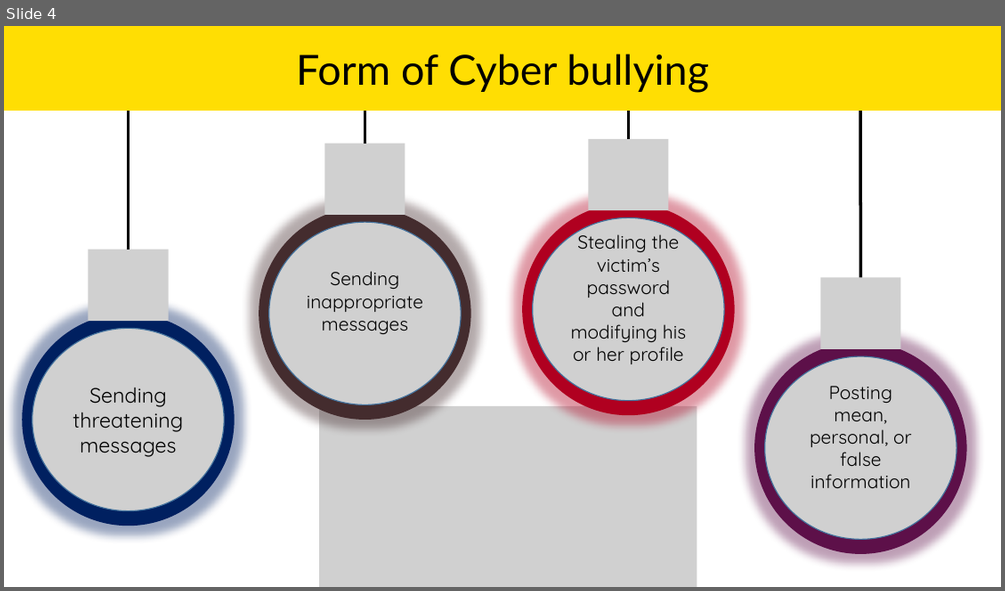
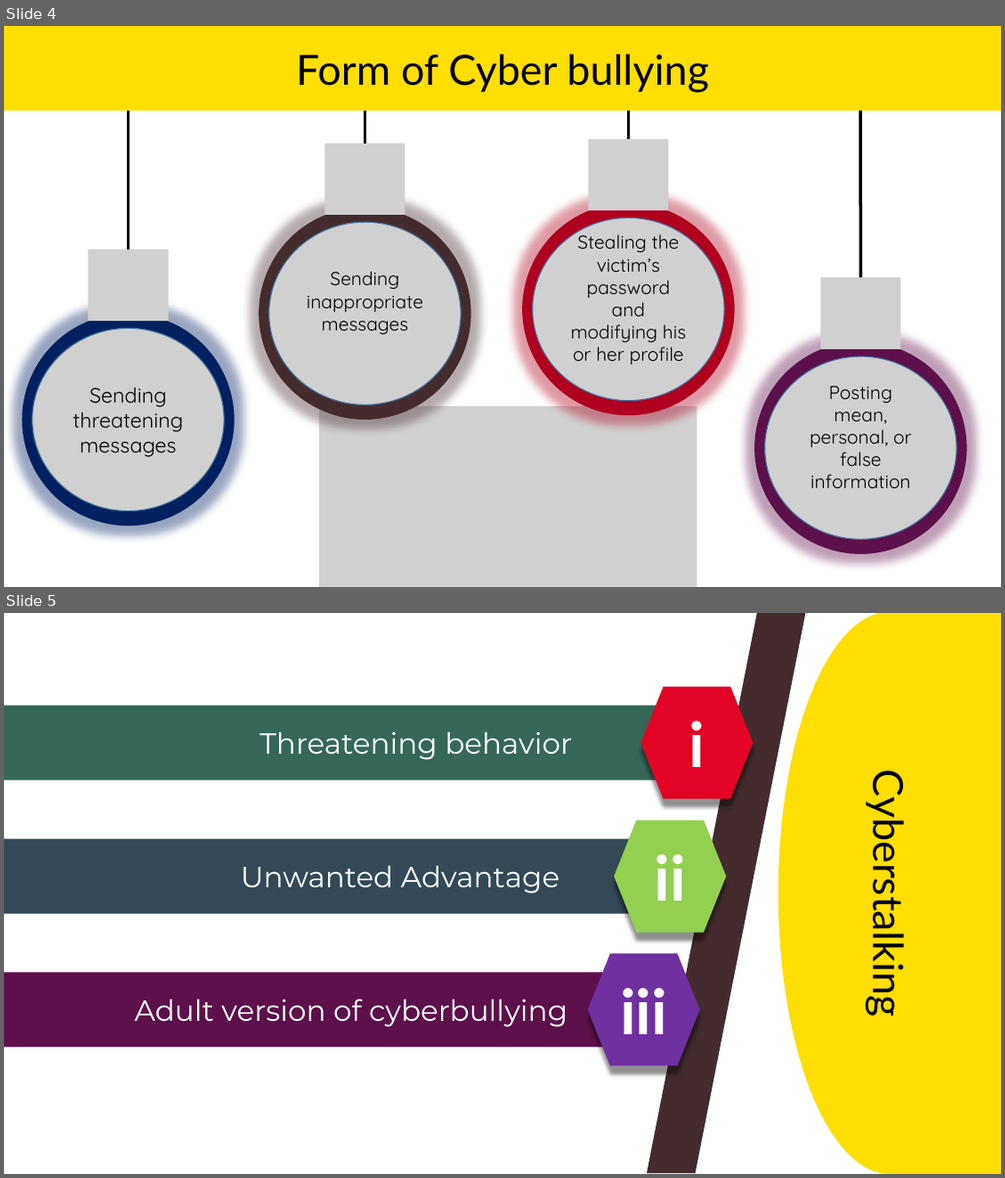
Before and after one commit to atiqahammed/6th-semester, a slide deck: 603-ET/social networking ethical issues.pptx. Shown one above the other, each under a label of ours: slide 4 before the commit, slides 4 and 5 after it. The pictures are 1005x591 and 1005x1178 pixels, drawn with LibreOffice and Linux fonts; fonts in the diff are those of the drawing; grey boxes stand for pictures; background and template pictures are left out. Boxes give left, top, right and bottom in pixels: in the first picture for what was removed or moved away, otherwise in the second. Text is boxed around its words. In the diff, an @@ line names an element or a change of style, - is before the commit and + after.

```diff
--- a/603-ET/social networking ethical issues.pptx
+++ b/603-ET/social networking ethical issues.pptx
@@ slide 5 added at (4, 613, 1001, 1174), background #FFFFFF @@
@@ parallelogram added at (647, 613, 806, 1173), fill #442C2E @@
@@ flow chart delay added at (778, 613, 1001, 1174), fill #FFDE03 @@
@@ rectangle added at (811, 653, 968, 1134), 40 pt, text #000000 @@
+Cyberstalking
@@ flow chart preparation added at (641, 686, 753, 798), fill #E30425, 60 pt, text #FFFFFF, bold @@
+i
@@ parallelogram added at (4, 705, 717, 779), fill #356859, 28 pt, text #FFFFFF @@
+Threatening behavior
@@ flow chart preparation added at (615, 820, 727, 933), fill #92D050, 60 pt, text #FFFFFF, bold @@
+ii
@@ parallelogram added at (4, 839, 689, 914), fill #344955, 28 pt, text #FFFFFF @@
+Unwanted Advantage
@@ flow chart preparation added at (588, 953, 700, 1065), fill #7030A0, 60 pt, text #FFFFFF, bold @@
+iii
@@ parallelogram added at (4, 972, 663, 1046), fill #5D1049, 28 pt, text #FFFFFF @@
+Adult version of cyberbullying
```
Also in this commit, not shown: 1 slide changed, 3 other slides added, 1 slide removed, 12 other files.
